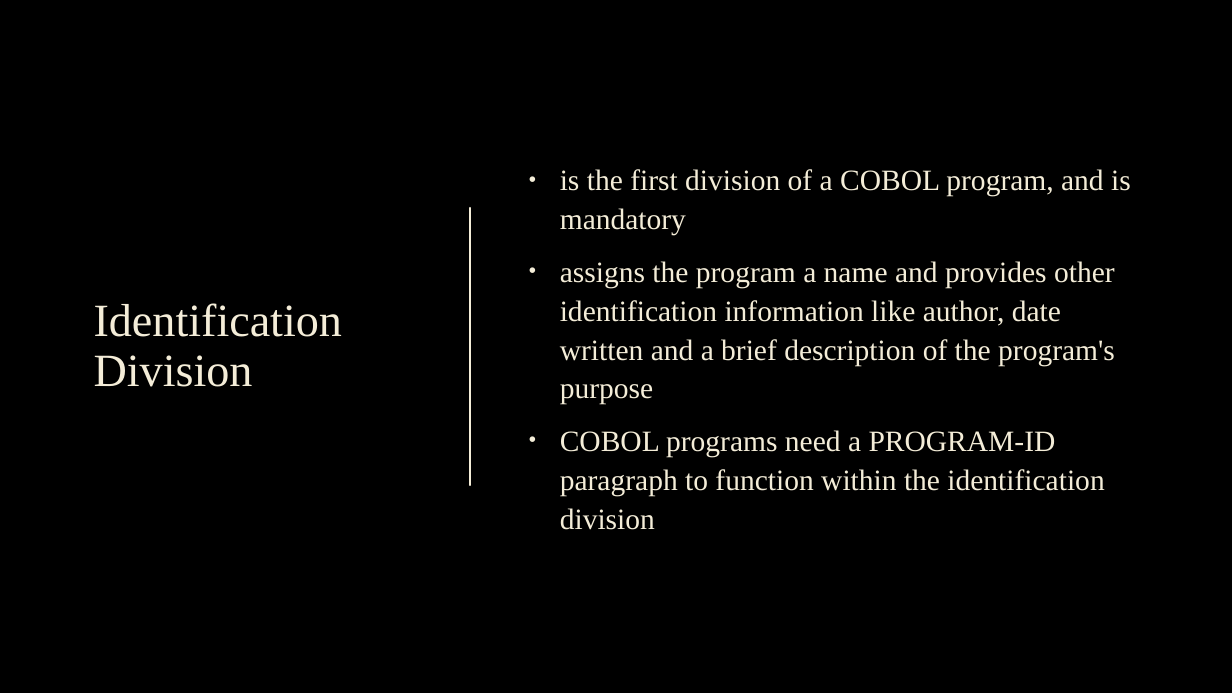
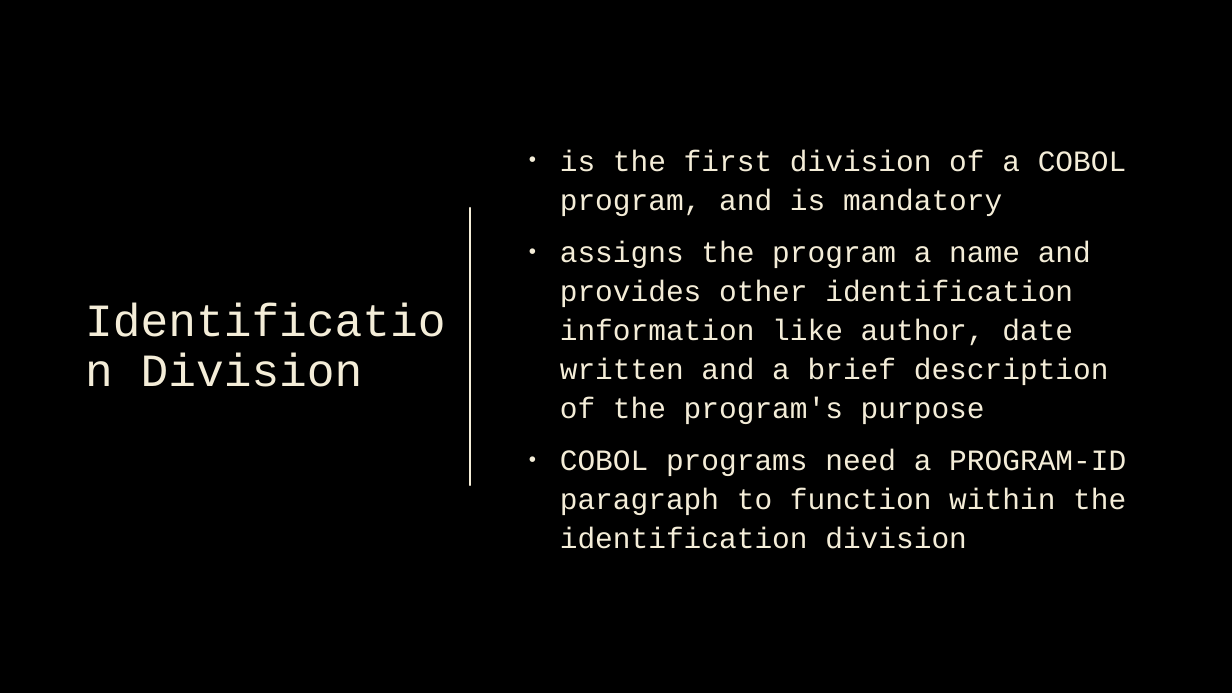
Before and after one commit to n1zuu/cobol-stack-demo, a slide deck: slide 9 of cobol/cobol.pptx. Drawn at 1232x693 pixels with LibreOffice and Linux fonts; fonts in the diff are those of the drawing; background and template pictures are left out. Boxes give left, top, right and bottom in pixels: in the first picture for what was removed or moved away, otherwise in the second. Text is boxed around its words. In the diff, an @@ line names an element or a change of style, - is before the commit and + after.

Commit message:
added program structure and variable declaration sections

```diff
--- a/cobol/cobol.pptx
+++ b/cobol/cobol.pptx
@@ title "Identification Division" at [141,353,363,387]: font Times New Roman to Courier New @@
@@ title "Identification Division": place and size @@
-title "Identification Division" at [94,303,343,387]
+title "Identification Division" at [141,353,363,387]
@@ text "is the first division of ..." at [560,150,1127,549]: font Times New Roman to Courier New @@
```
Also in this commit, not shown: 8 other slides changed, 5 slides added.
